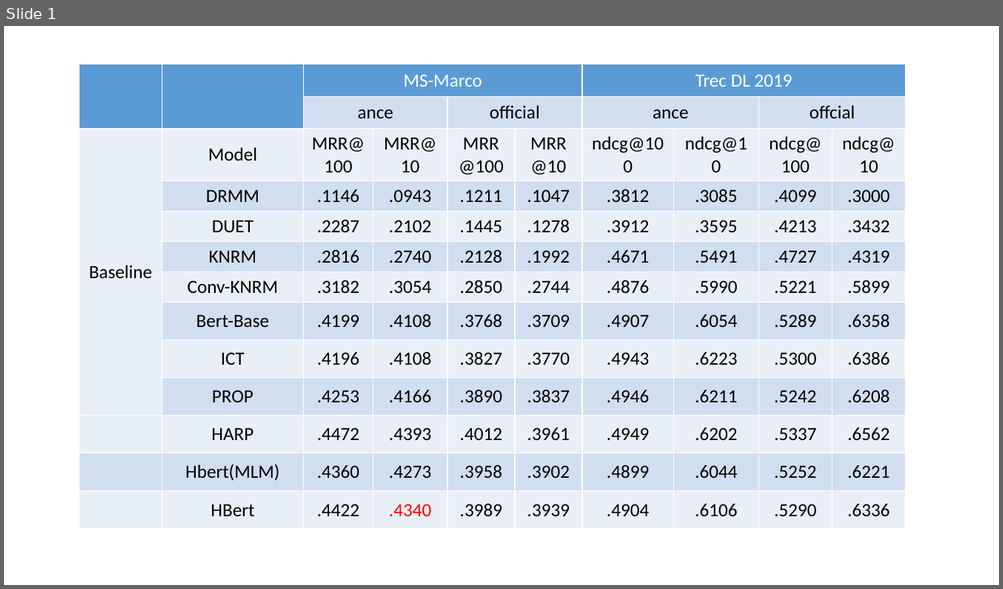
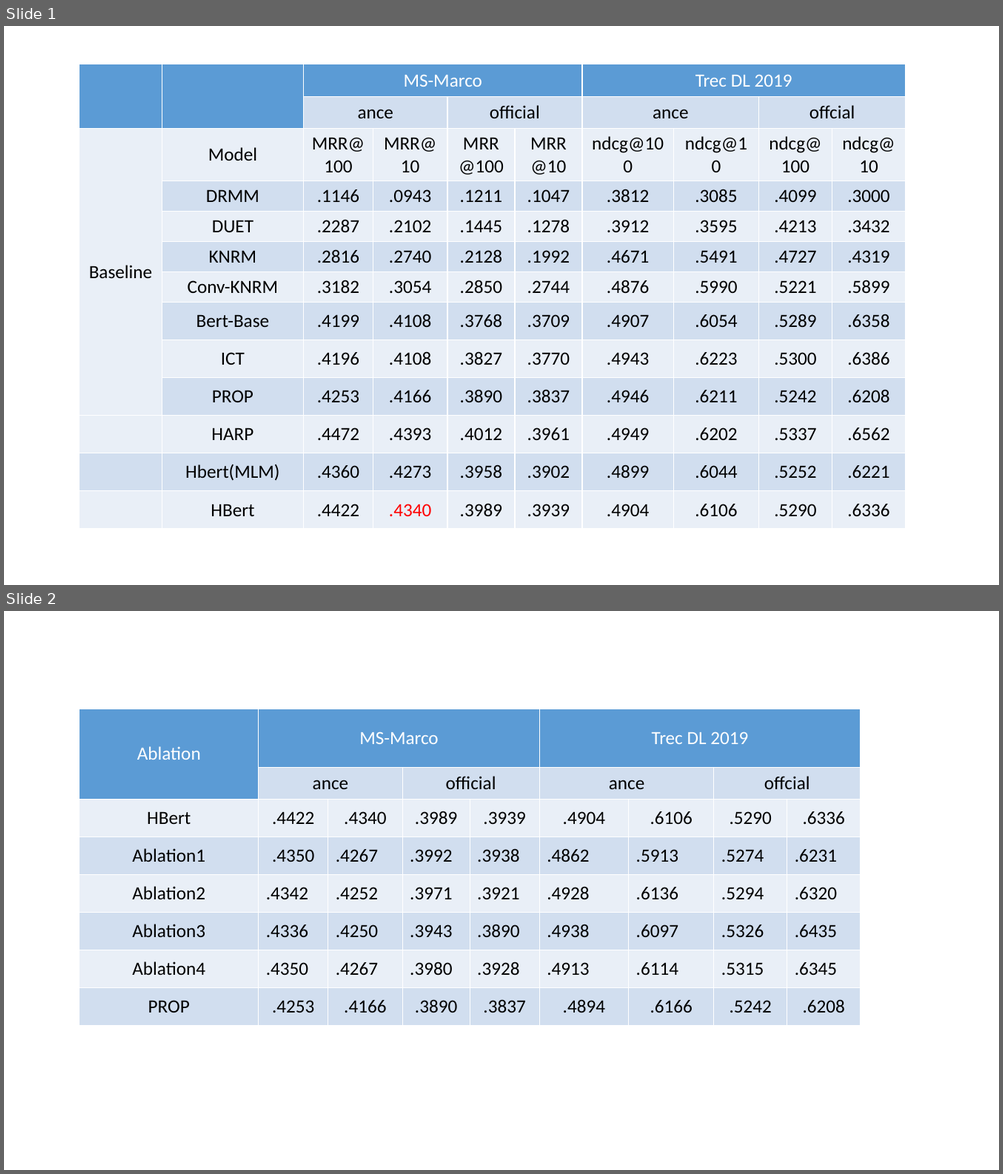
Before and after one commit to xrr233/HBert, a slide deck: 结果 - 副本.pptx. Shown one above the other, each under a label of ours: slide 1 before the commit, slides 1 and 2 after it. The pictures are 1003x589 and 1003x1174 pixels, drawn with LibreOffice and Linux fonts; fonts in the diff are those of the drawing. Boxes give left, top, right and bottom in pixels: in the first picture for what was removed or moved away, otherwise in the second. Text is boxed around its words. In the diff, an @@ line names an element or a change of style, - is before the commit and + after.

```diff
--- a/结果 - 副本.pptx
+++ b/结果 - 副本.pptx
@@ slide 2 added at <box>4,611,999,1170</box>, background #FFFFFF @@
@@ table added at <box>79,709,859,1026</box>, 8 rows, 9 columns @@
+Ablation | MS-Marco |  |  |  | Trec DL 2019 |  |  | 
+ | ance |  | official |  | ance |  | offcial | 
+HBert | .4422 | .4340 | .3989 | .3939 | .4904 | .6106 | .5290 | .6336
+Ablation1 | .4350 | .4267 | .3992 | .3938 | .4862 | .5913 | .5274 | .6231
+Ablation2 | .4342 | .4252 | .3971 | .3921 | .4928 | .6136 | .5294 | .6320
+Ablation3 | .4336 | .4250 | .3943 | .3890 | .4938 | .6097 | .5326 | .6435
+Ablation4 | .4350 | .4267 | .3980 | .3928 | .4913 | .6114 | .5315 | .6345
+PROP | .4253 | .4166 | .3890 | .3837 | .4894 | .6166 | .5242 | .6208
```
